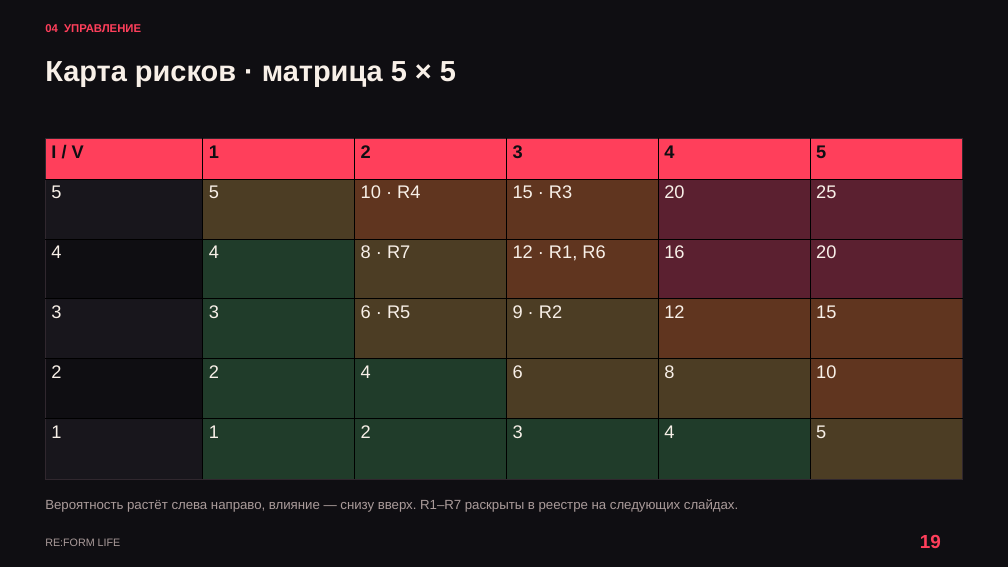
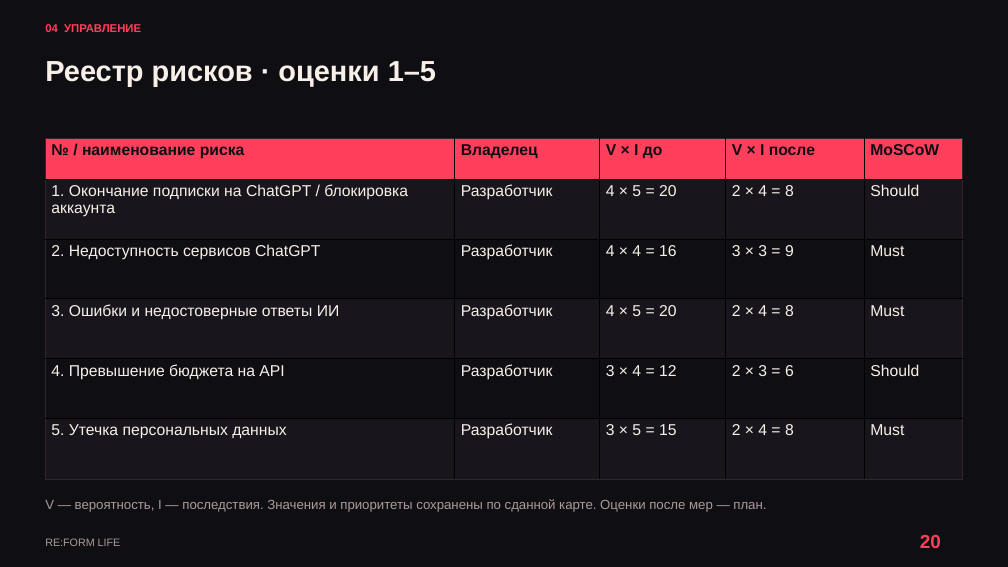
Before and after one commit to kartaamigo/RE-FORM-LIFE, a slide deck: slide 20 of docs/project-plan/RE_FORM_LIFE_Reviewed_Design.pptx (slide 19 before the commit). Drawn at 1008x567 pixels with LibreOffice and Linux fonts; fonts in the diff are those of the drawing. Boxes give left, top, right and bottom in pixels: in the first picture for what was removed or moved away, otherwise in the second. Text is boxed around its words. In the diff, an @@ line names an element or a change of style, - is before the commit and + after.

```diff
--- a/docs/project-plan/RE_FORM_LIFE_Reviewed_Design.pptx
+++ b/docs/project-plan/RE_FORM_LIFE_Reviewed_Design.pptx
@@ text at box(45, 61, 436, 87): text changed @@
-Карта рисков · матрица 5 × 5
+Реестр рисков · оценки 1–5
@@ table at box(45, 138, 962, 478) @@
-column 1: I / V | 5 | 4 | 3 | 2 | 1
-column 2: 1 | 5 | 4 | 3 | 2 | 1
-column 3: 2 | 10 · R4 | 8 · R7 | 6 · R5 | 4 | 2
-column 4: 3 | 15 · R3 | 12 · R1, R6 | 9 · R2 | 6 | 3
-column 5: 4 | 20 | 16 | 12 | 8 | 4
-column 6: 5 | 25 | 20 | 15 | 10 | 5
+column 1: № / наименование риска | 1. Окончание подписки на ChatGPT / блокировка аккаунта | 2. Недоступность сервисов ChatGPT | 3. Ошибки и недостоверные ответы ИИ | 4. Превышение бюджета на API | 5. Утечка персональных данных
+column 2: Владелец | Разработчик | Разработчик | Разработчик | Разработчик | Разработчик
+column 3: V × I до | 4 × 5 = 20 | 4 × 4 = 16 | 4 × 5 = 20 | 3 × 4 = 12 | 3 × 5 = 15
+column 4: V × I после | 2 × 4 = 8 | 3 × 3 = 9 | 2 × 4 = 8 | 2 × 3 = 6 | 2 × 4 = 8
+column 5: MoSCoW | Should | Must | Must | Should | Must
@@ text at box(45, 499, 766, 512): text changed @@
-Вероятность растёт слева направо, влияние — снизу вверх. R1–R7 раскрыты в реестре на следующих слайдах.
+V — вероятность, I — последствия. Значения и приоритеты сохранены по сданной карте. Оценки после мер — план.
@@ text at box(920, 534, 941, 548): text changed @@
-19
+20
```
Also in this commit, not shown: 20 other slides changed, 7 slides added, 2 slides removed, 3 other files.
